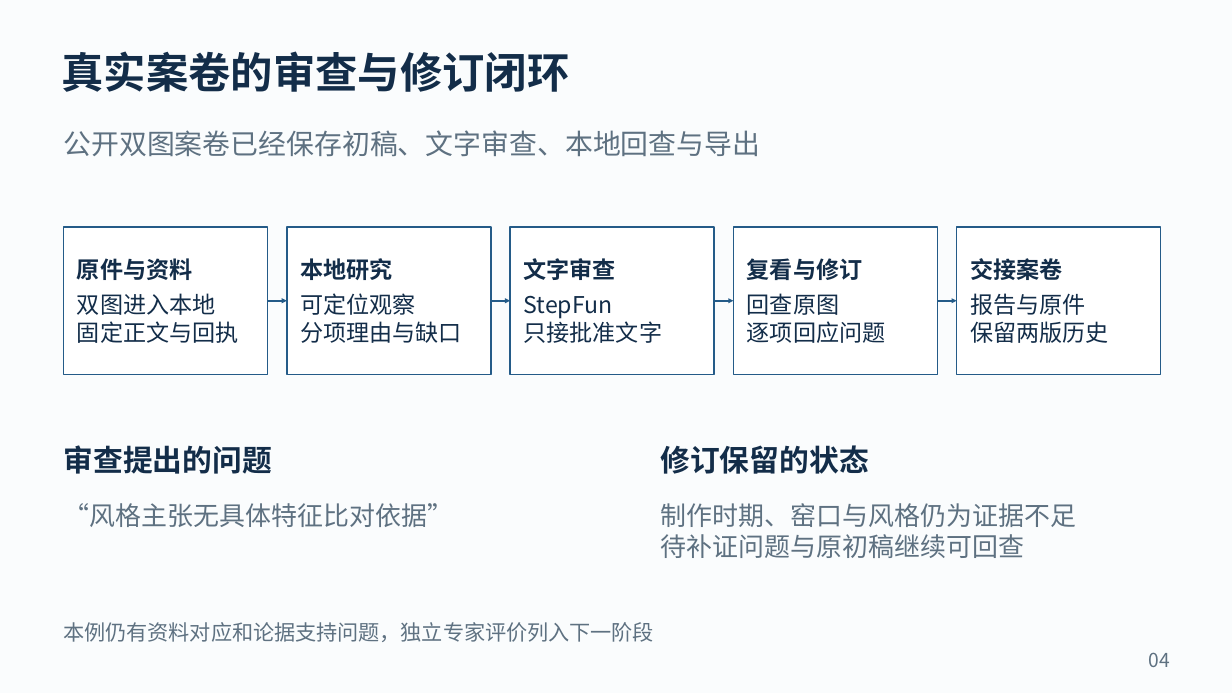
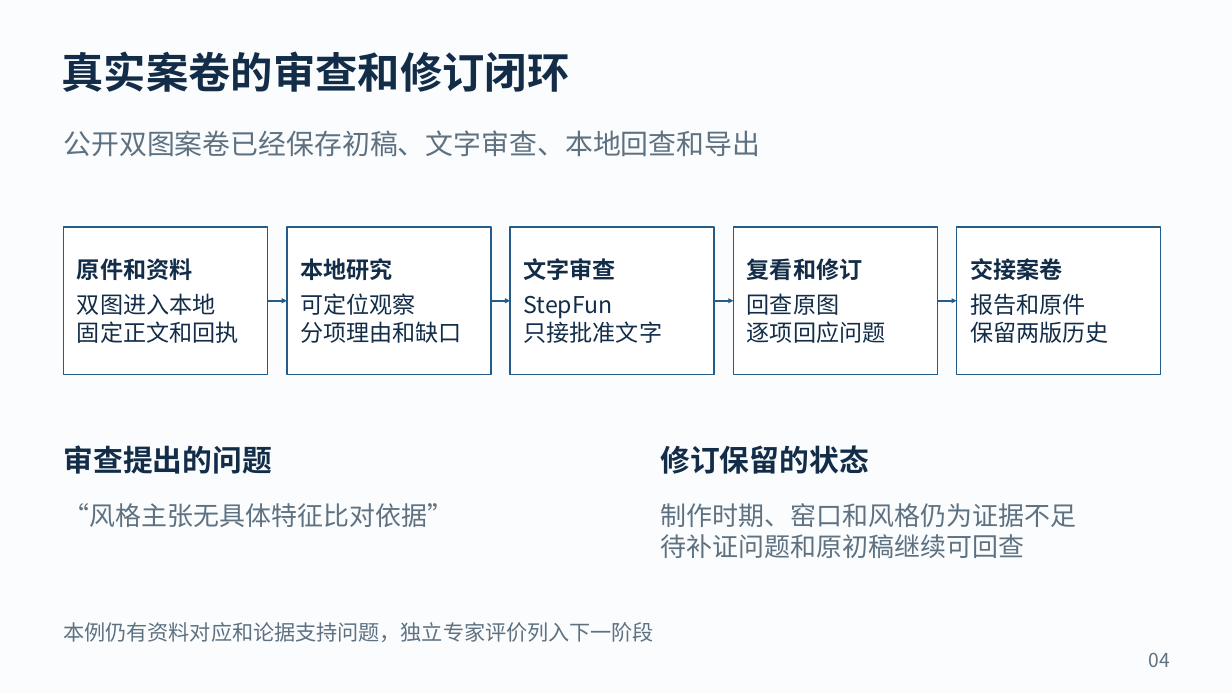
Before and after one commit to dingyucanada/cizheng-agent-skills, a slide deck: slide 4 of site/assets/cizheng-pitch-v07.pptx. Drawn at 1232x693 pixels with LibreOffice and Linux fonts; fonts in the diff are those of the drawing. Boxes give left, top, right and bottom in pixels: in the first picture for what was removed or moved away, otherwise in the second. Text is boxed around its words. In the diff, an @@ line names an element or a change of style, - is before the commit and + after.

```diff
--- a/site/assets/cizheng-pitch-v07.pptx
+++ b/site/assets/cizheng-pitch-v07.pptx
@@ text at (62, 51, 570, 92): text changed @@
-真实案卷的审查与修订闭环
+真实案卷的审查和修订闭环
@@ text at (63, 130, 760, 157): text changed @@
-公开双图案卷已经保存初稿、文字审查、本地回查与导出
+公开双图案卷已经保存初稿、文字审查、本地回查和导出
@@ text in rectangle at (77, 258, 192, 280): text changed @@
-原件与资料
+原件和资料
@@ text in rectangle at (747, 258, 862, 280): text changed @@
-复看与修订
+复看和修订
@@ text in rectangle at (970, 293, 1085, 315): text changed @@
-报告与原件
+报告和原件
@@ text in rectangle at (77, 321, 239, 343): text changed @@
-固定正文与回执
+固定正文和回执
@@ text in rectangle at (300, 321, 462, 343): text changed @@
-分项理由与缺口
+分项理由和缺口
@@ text at (660, 503, 1076, 558): text changed @@
-制作时期、窑口与风格仍为证据不足
-待补证问题与原初稿继续可回查
+制作时期、窑口和风格仍为证据不足
+待补证问题和原初稿继续可回查
```
Also in this commit, not shown: 11 other slides changed, 1 slide added, 26 other files.
